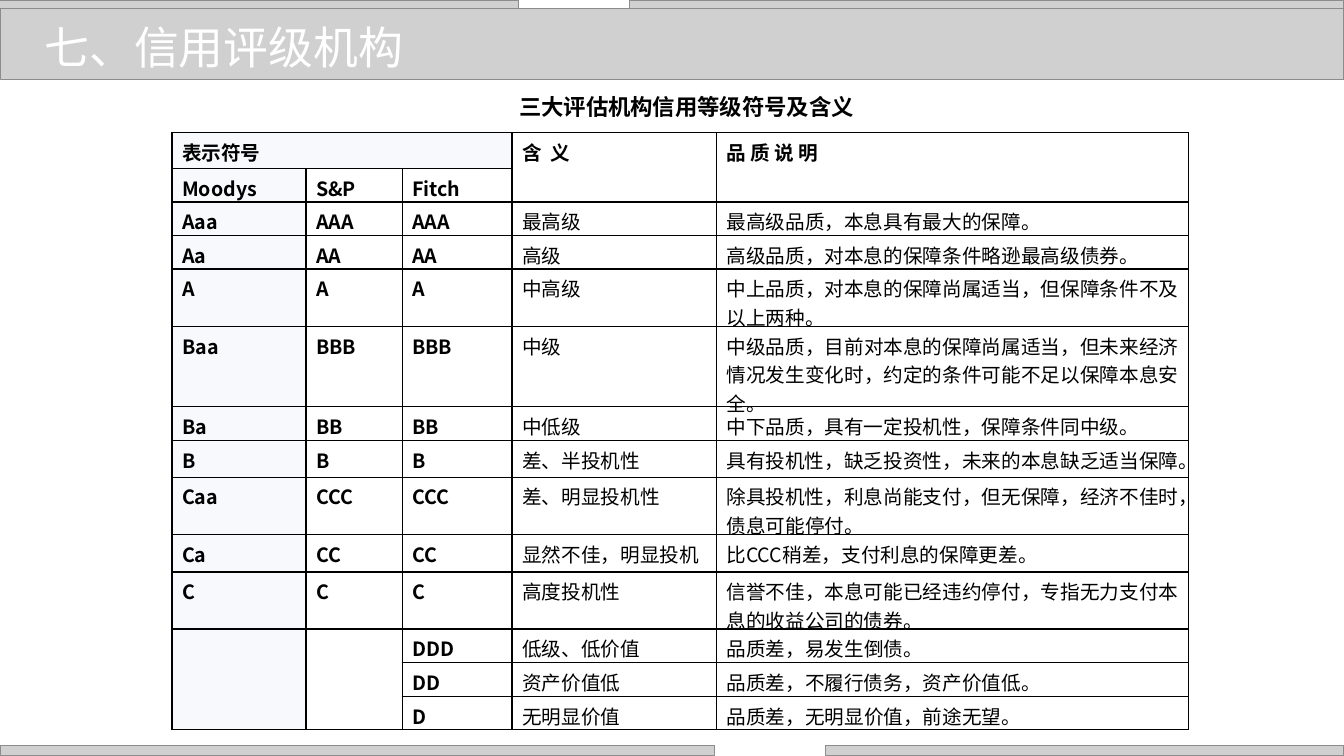
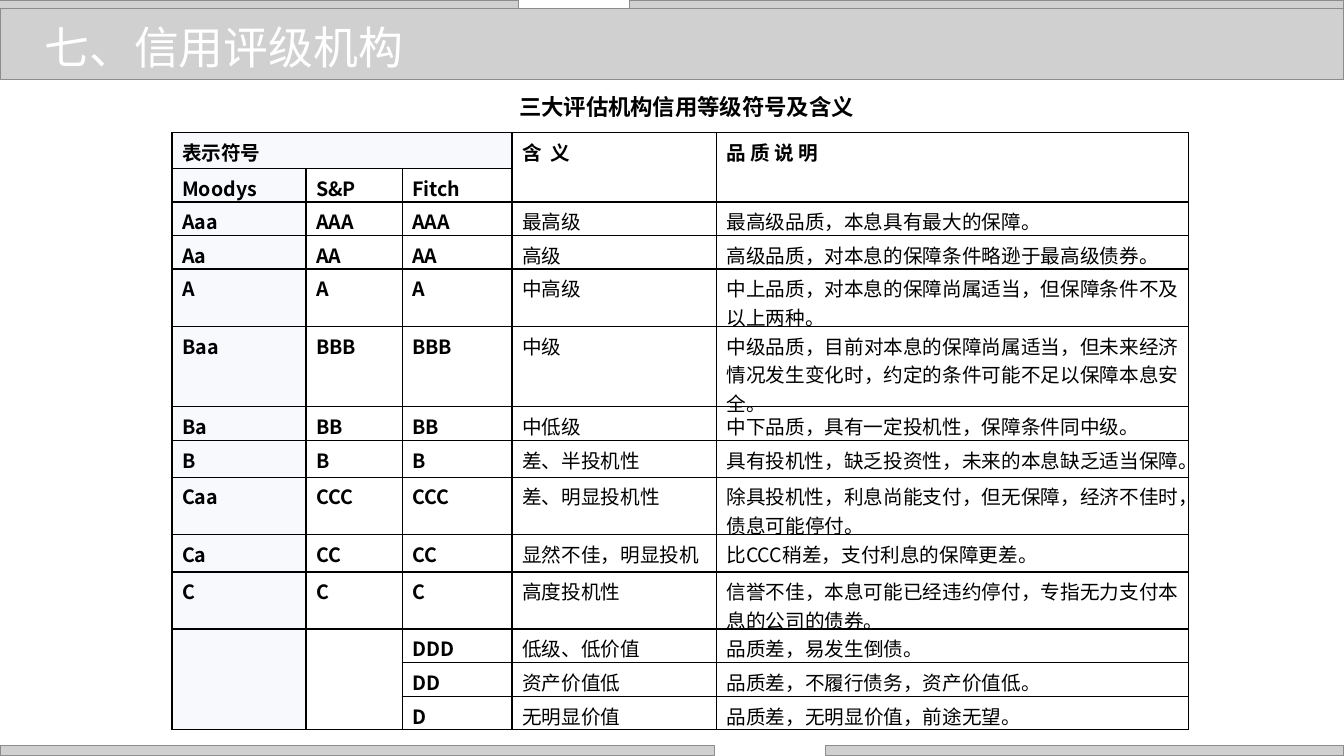
Before and after one commit to zhangjianzhang/internet_credit, a slide deck: slide 45 of files/slides/lecture_4.pptx. Drawn at 1344x756 pixels with LibreOffice and Linux fonts; fonts in the diff are those of the drawing; grey boxes stand for pictures; background and template pictures are left out. Boxes give left, top, right and bottom in pixels: in the first picture for what was removed or moved away, otherwise in the second. Text is boxed around its words. In the diff, an @@ line names an element or a change of style, - is before the commit and + after.

```diff
--- a/files/slides/lecture_4.pptx
+++ b/files/slides/lecture_4.pptx
@@ table at bbox=[172, 133, 1190, 730] @@
-row 4, column 5: 高级品质，对本息的保障条件略逊最高级债券。
+row 4, column 5: 高级品质，对本息的保障条件略逊于最高级债券。
-row 11, column 5: 信誉不佳，本息可能已经违约停付，专指无力支付本息的收益公司的债券。
+row 11, column 5: 信誉不佳，本息可能已经违约停付，专指无力支付本息的公司的债券。
```
Also in this commit, not shown: 20 other slides changed, 5 other files.
